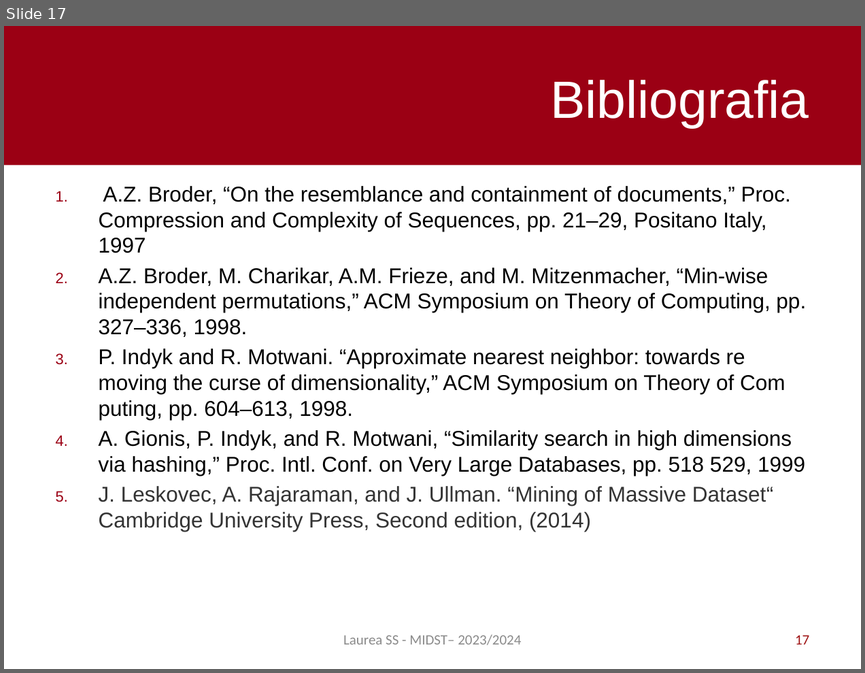
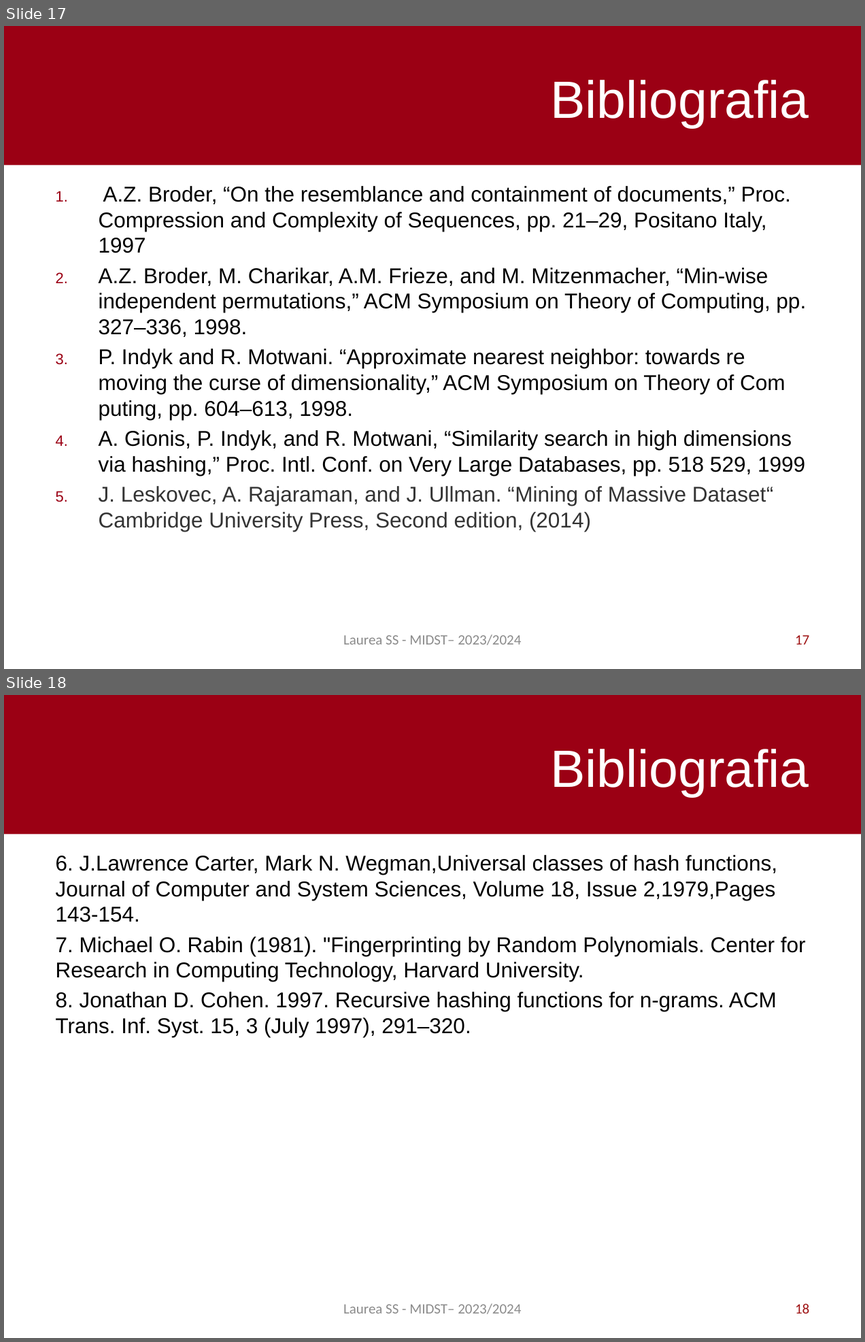
Before and after one commit to pietro-stangherlin/near_duplicate_doc_lsh, a slide deck: slides/ita/slides_ita.pptx. Shown one above the other, each under a label of ours: slide 17 before the commit, slides 17 and 18 after it. The pictures are 865x673 and 865x1342 pixels, drawn with LibreOffice and Linux fonts; fonts in the diff are those of the drawing. Boxes give left, top, right and bottom in pixels: in the first picture for what was removed or moved away, otherwise in the second. Text is boxed around its words. In the diff, an @@ line names an element or a change of style, - is before the commit and + after.

```diff
--- a/slides/ita/slides_ita.pptx
+++ b/slides/ita/slides_ita.pptx
@@ slide 18 added at (4,695,861,1338), background #FFFFFF; not listed: 1 template element that a slide beside it also shows @@
@@ title added at (550,749,809,797), 44 pt, text #FFFFFF @@
+Bibliografia
@@ text added at (56,855,806,1037), 18 pt, text #000000 @@
+6. J.Lawrence Carter, Mark N. Wegman,Universal classes of hash functions, Journal of Computer and System Sciences, Volume 18, Issue 2,1979,Pages 143-154.
+7. Michael O. Rabin (1981). "Fingerprinting by Random Polynomials. Center for Research in Computing Technology, Harvard University.
+8. Jonathan D. Cohen. 1997. Recursive hashing functions for n-grams. ACM Trans. Inf. Syst. 15, 3 (July 1997), 291–320.
@@ text added at (343,1303,521,1314), 12 pt, text #8C8C8C @@
+Laurea SS - MIDST– 2023/2024
@@ page number added at (795,1303,809,1313), 12 pt, text #9E1213 @@
+18
```
Also in this commit, not shown: 5 slides changed, 4 other files.
